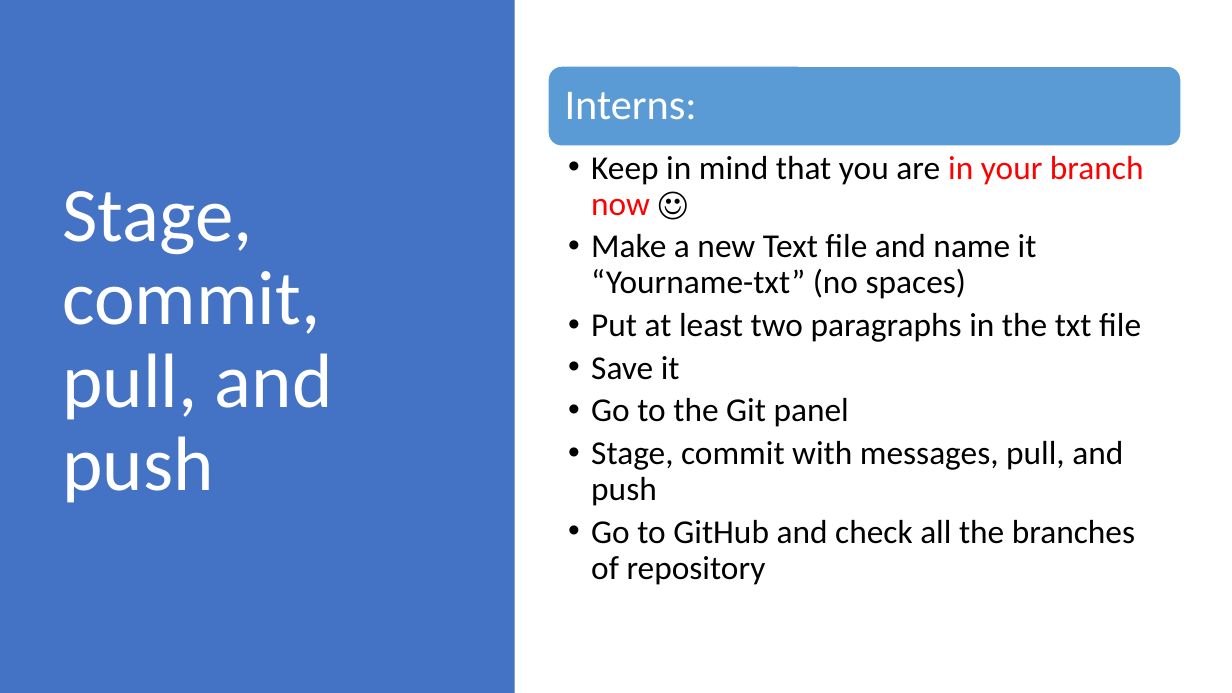
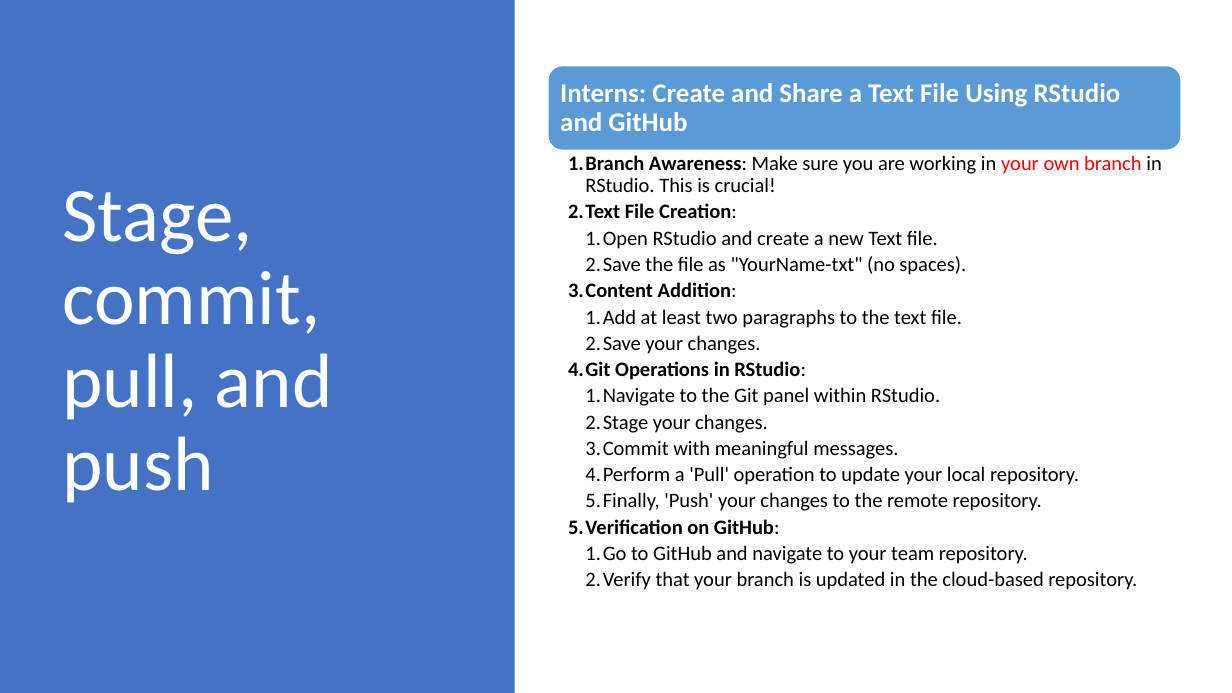
Before and after one commit to VT-Data-Science-For-The-Public-Good/Materials, a slide deck: slide 8 of DSPG- Git Exercise.pptx (slide 7 before the commit). Drawn at 1232x693 pixels with LibreOffice and Linux fonts; fonts in the diff are those of the drawing. Boxes give left, top, right and bottom in pixels: in the first picture for what was removed or moved away, otherwise in the second. Text is boxed around its words. In the diff, an @@ line names an element or a change of style, - is before the commit and + after.

```diff
--- a/DSPG- Git Exercise.pptx
+++ b/DSPG- Git Exercise.pptx
@@ text at (560, 83, 1121, 131): text changed; size 33 to 21 pt; bold on @@
-Interns:
+Interns: Create and Share a Text File Using RStudio and GitHub
@@ text at (568, 155, 1161, 590): text changed; size 26 to 16 pt @@
-  • Keep in mind that you are in your branch now ☺
-  • Make a new Text file and name it “Yourname-txt” (no spaces)
-  • Put at least two paragraphs in the txt file
-  • Save it
-  • Go to the Git panel
-  • Stage, commit with messages, pull, and push
-  • Go to GitHub and check all the branches of repository
+  1. Branch Awareness: Make sure you are working in your own branch in RStudio. This is crucial!
+  2. Text File Creation:
+    1. Open RStudio and create a new Text file.
+    2. Save the file as "YourName-txt" (no spaces).
+  3. Content Addition:
+    1. Add at least two paragraphs to the text file.
+    2. Save your changes.
+  4. Git Operations in RStudio:
+    1. Navigate to the Git panel within RStudio.
+    2. Stage your changes.
+    3. Commit with meaningful messages.
+    4. Perform a 'Pull' operation to update your local repository.
+    5. Finally, 'Push' your changes to the remote repository.
+  5. Verification on GitHub:
+    1. Go to GitHub and navigate to your team repository.
+    2. Verify that your branch is updated in the cloud-based repository.
```
Also in this commit, not shown: 7 other slides changed, 4 slides added.
